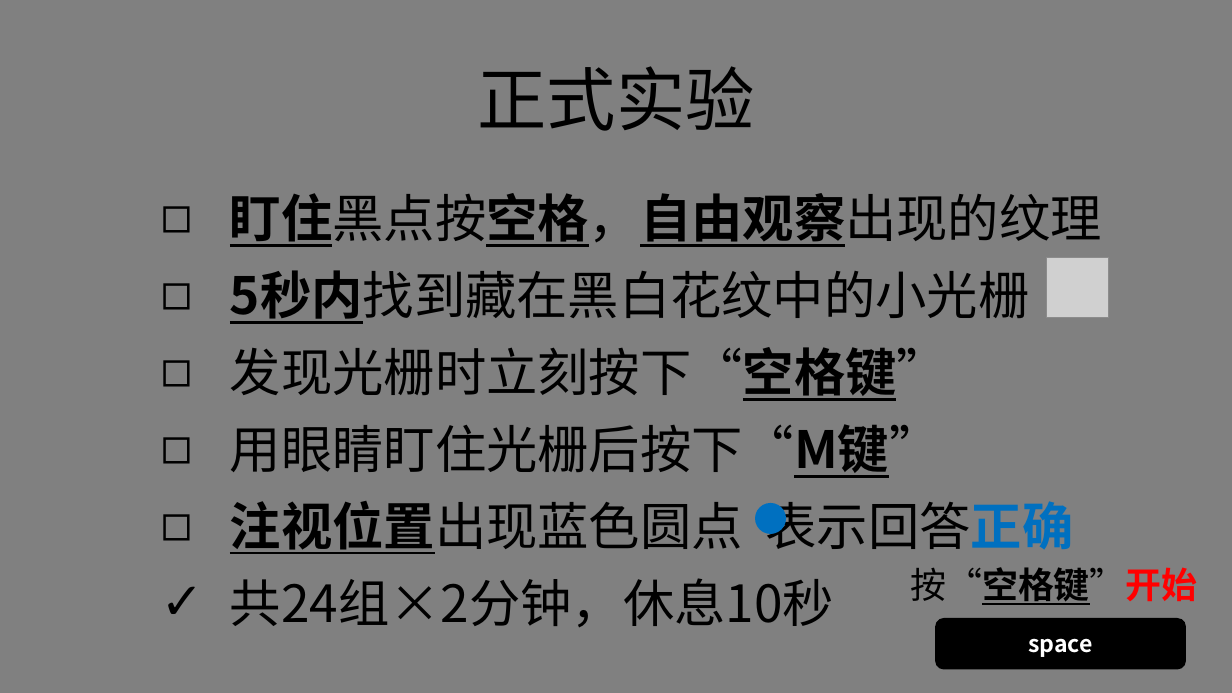
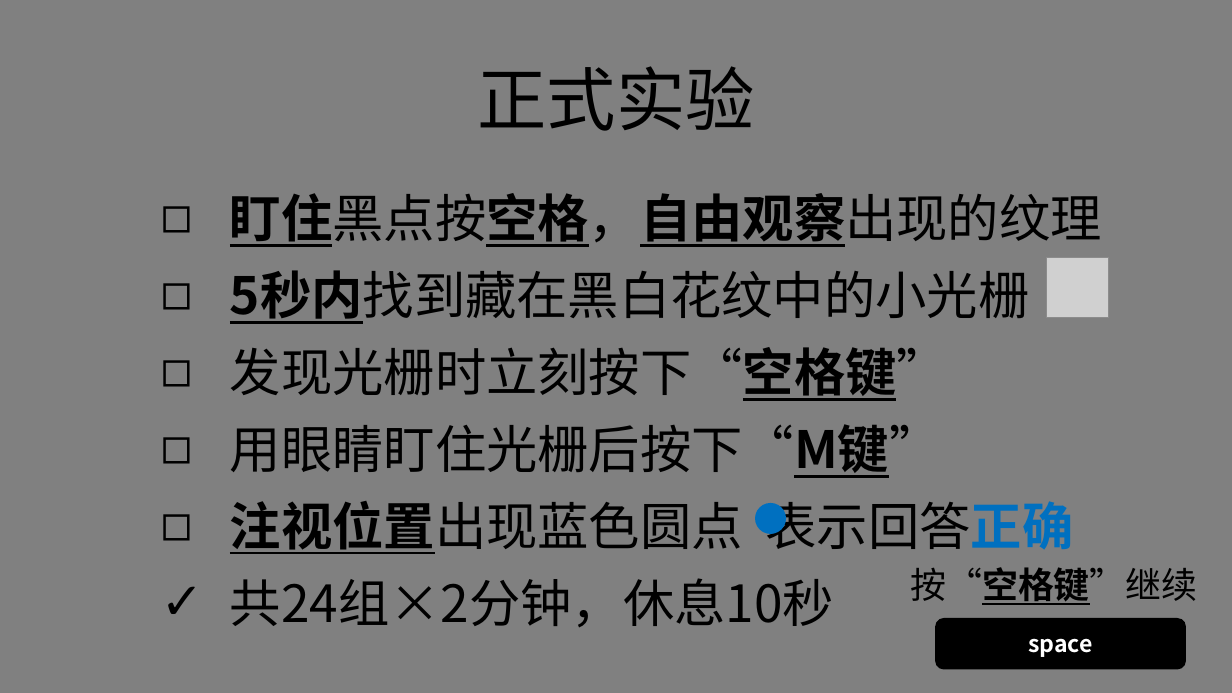
Before and after one commit to lyxose/FreeView, a slide deck: slide 13 of Instructions.pptx. Drawn at 1232x693 pixels with LibreOffice and Linux fonts; fonts in the diff are those of the drawing; grey boxes stand for pictures. Boxes give left, top, right and bottom in pixels: in the first picture for what was removed or moved away, otherwise in the second. Text is boxed around its words. In the diff, an @@ line names an element or a change of style, - is before the commit and + after.

```diff
--- a/Instructions.pptx
+++ b/Instructions.pptx
@@ text at bbox=[910, 567, 1197, 605]: text changed; bold off @@
-按“空格键”开始
+按“空格键”继续
```
Also in this commit, not shown: 1 other slide changed, 1 slide added, 16 other files.
